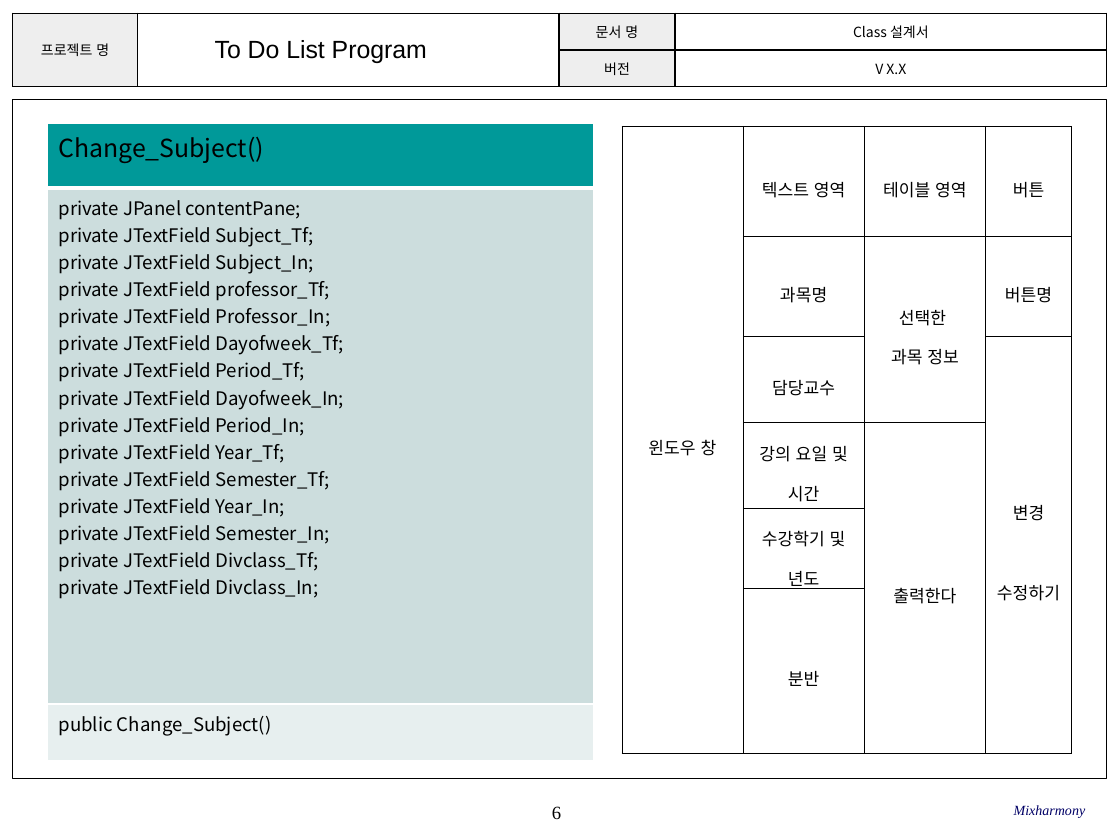
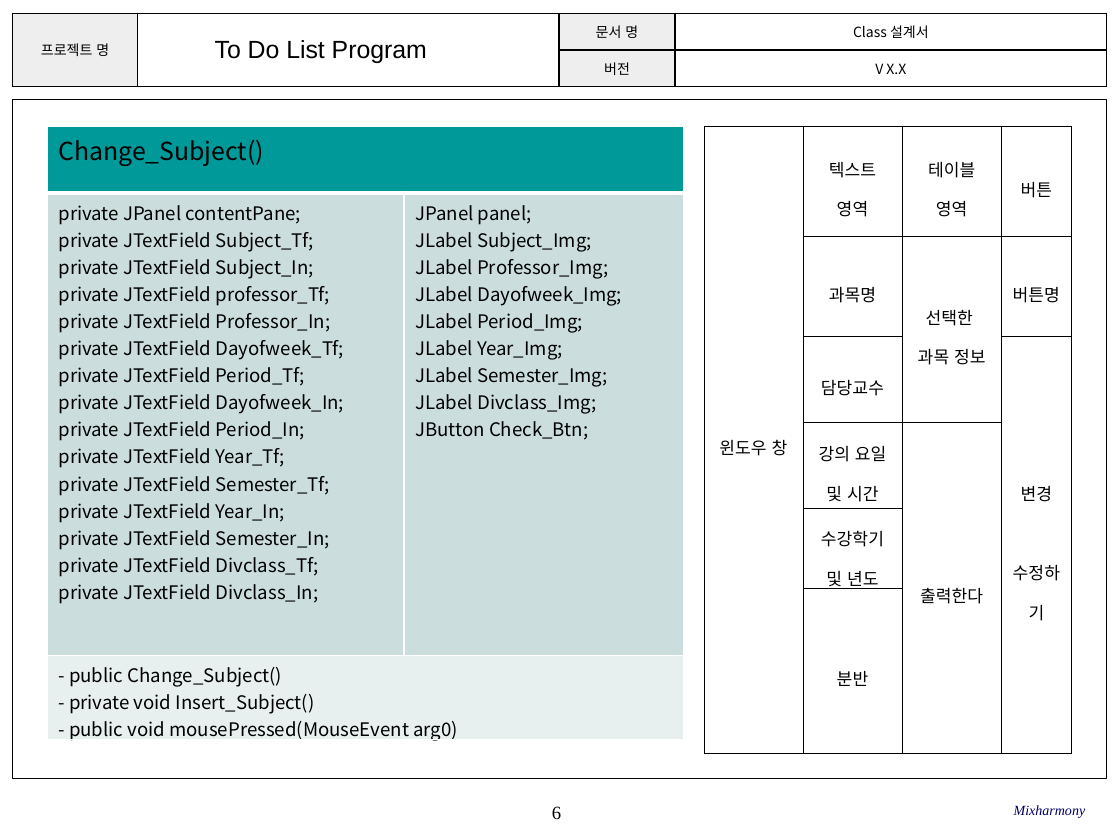
Before and after one commit to SE-admin/SE2017_2_mixharmony, a slide deck: slide 6 of doc/3_ 설계서/Class Design.pptx. Drawn at 1120x840 pixels with LibreOffice and Linux fonts; fonts in the diff are those of the drawing; background and template pictures are left out. Boxes give left, top, right and bottom in pixels: in the first picture for what was removed or moved away, otherwise in the second. Text is boxed around its words. In the diff, an @@ line names an element or a change of style, - is before the commit and + after.

Commit message:
#862 Class Design.pptx (Subject, To do 항목에 대한 클래스 내용 정리)

```diff
--- a/doc/3_ 설계서/Class Design.pptx
+++ b/doc/3_ 설계서/Class Design.pptx
@@ table at <box>47,125,684,745</box> @@
-column 1: Change_Subject() | private JPanel contentPane; / private JTextField Subject_Tf; / private JTextField Subject_In; / private JTextField professor_Tf; / private JTextField Professor_In; / private JTextField Dayofweek_Tf; / private JTextField Period_Tf; / private JTextField Dayofweek_In; / private JTextField Period_In; / private JTextField Year_Tf; / private JTextField Semester_Tf; / private JTextField Year_In; / private JTextField Semester_In; / private JTextField Divclass_Tf; / private JTextField Divclass_In; | public Change_Subject()
+column 1: Change_Subject() | private JPanel contentPane; / private JTextField Subject_Tf; / private JTextField Subject_In; / private JTextField professor_Tf; / private JTextField Professor_In; / private JTextField Dayofweek_Tf; / private JTextField Period_Tf; / private JTextField Dayofweek_In; / private JTextField Period_In; / private JTextField Year_Tf; / private JTextField Semester_Tf; / private JTextField Year_In; / private JTextField Semester_In; / private JTextField Divclass_Tf; / private JTextField Divclass_In; | - public Change_Subject() / - private void Insert_Subject() / - public void mousePressed(MouseEvent arg0)
+column 2:  | JPanel panel; / JLabel Subject_Img; / JLabel Professor_Img; / JLabel Dayofweek_Img; / JLabel Period_Img; / JLabel Year_Img; / JLabel Semester_Img; / JLabel Divclass_Img; / JButton Check_Btn; | 
@@ table: place and size @@
-table at <box>47,123,594,760</box>
+table at <box>47,125,684,745</box>
@@ table: place and size @@
-table at <box>622,125,1071,753</box>
+table at <box>703,125,1073,753</box>
```
Also in this commit, not shown: 12 other slides changed, 2 slides removed.
